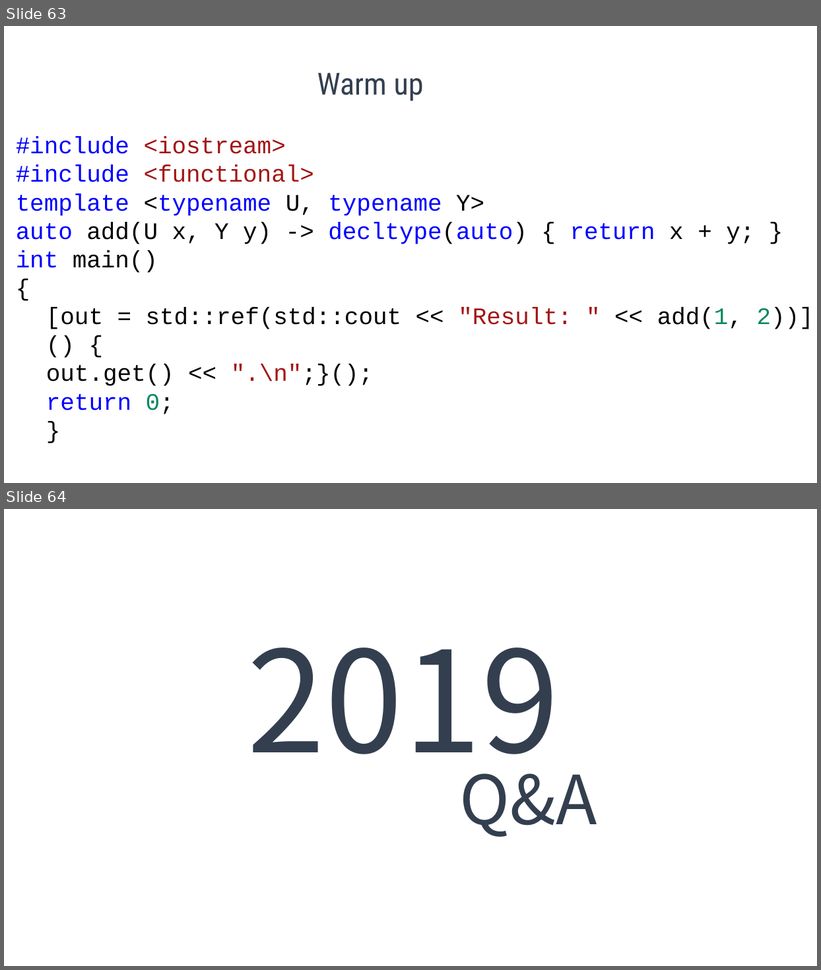
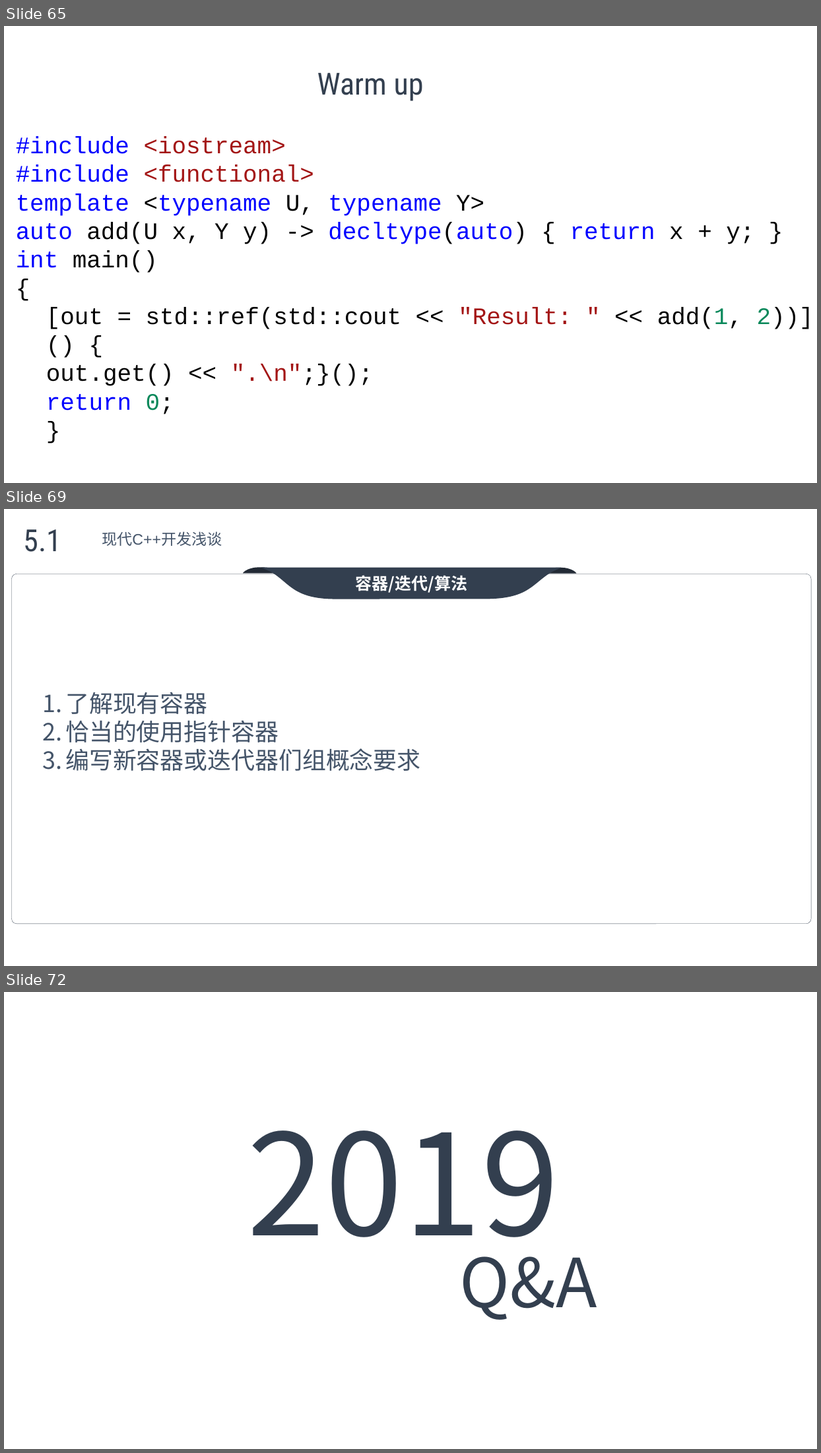
Before and after one commit to max4sharing/modern_cpp, a slide deck: C++11.pptx. Shown one above the other, each under a label of ours: slides 63 and 64 before the commit, slides 65, 69 and 72 after it; the slides between them are not shown. The pictures are 821x970 and 821x1453 pixels, drawn with LibreOffice and Linux fonts; fonts in the diff are those of the drawing; background and template pictures are left out. Boxes give left, top, right and bottom in pixels: in the first picture for what was removed or moved away, otherwise in the second. Text is boxed around its words. In the diff, an @@ line names an element or a change of style, - is before the commit and + after.

```diff
--- a/C++11.pptx
+++ b/C++11.pptx
@@ slide 69 added at box(4, 509, 817, 966), background picture (left out) @@
@@ text added at box(23, 529, 61, 552), 36 pt, text #333F4F @@
+5.1
@@ text added at box(102, 531, 222, 546), 18 pt, text #445469 @@
+现代C++开发浅谈
@@ group added at box(12, 568, 812, 923): 3 freeform shapes, 1 rounded rectangle @@
+容器/迭代/算法
@@ text added at box(65, 692, 420, 771), 28 pt, text #445469 @@
+1. 了解现有容器
+2. 恰当的使用指针容器
+3. 编写新容器或迭代器们组概念要求
@@ what was slide 63 is now slide 65 @@
@@ what was slide 64 is now slide 72 @@
```
Also in this commit, not shown: 7 other slides added.
